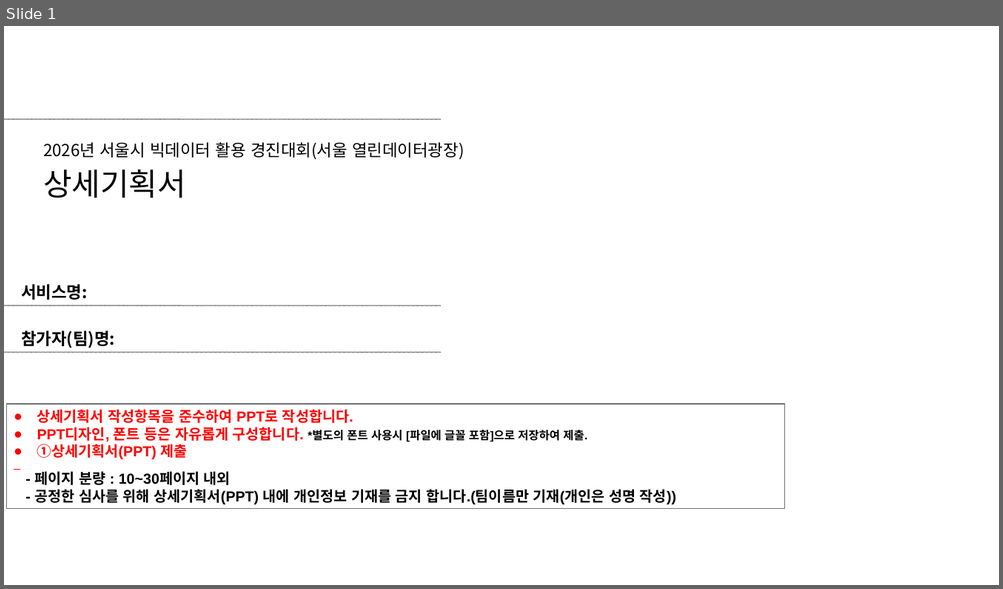
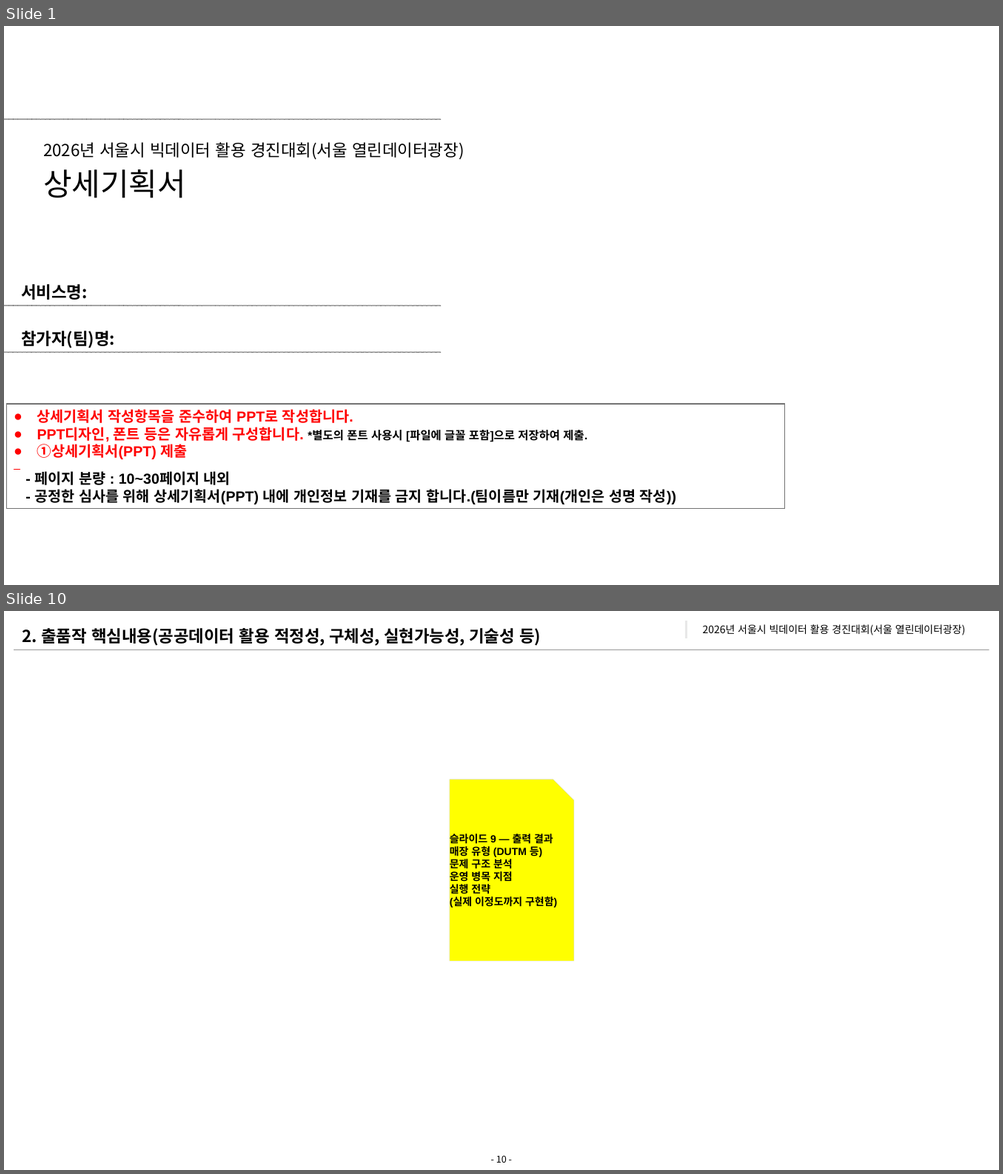
Before and after one commit to 2026-DSLab/2026-Seoul-Bigdata-Contest, a slide deck: 제출서류/[2026 서울시 빅데이터 활용 경진대회_창업부분]_팀명_서비스명_상세기획서.ppt. Shown one above the other, each under a label of ours: slide 1 before the commit, slides 1 and 10 after it; the slides between them are not shown. The pictures are 1003x589 and 1003x1174 pixels, drawn with LibreOffice and Linux fonts; fonts in the diff are those of the drawing; background and template pictures are left out. Boxes give left, top, right and bottom in pixels: in the first picture for what was removed or moved away, otherwise in the second. Text is boxed around its words. In the diff, an @@ line names an element or a change of style, - is before the commit and + after.

```diff
--- a/제출서류/[2026 서울시 빅데이터 활용 경진대회_창업부분]_팀명_서비스명_상세기획서.ppt
+++ b/제출서류/[2026 서울시 빅데이터 활용 경진대회_창업부분]_팀명_서비스명_상세기획서.ppt
@@ slide 10 added at box(4, 611, 999, 1170), background #FFFFFF @@
@@ text added at box(22, 628, 540, 646), 16 pt, text #000000, bold @@
+2. 출품작 핵심내용(공공데이터 활용 적정성, 구체성, 실현가능성, 기술성 등)
@@ rectangle added at box(684, 620, 688, 640), fill #E8E8E8, outline #FEFFFE 2.01 pt @@
@@ text added at box(703, 624, 965, 635), 10 pt, text #000000 @@
+2026년 서울시 빅데이터 활용 경진대회(서울 열린데이터광장)
@@ line added from (14, 649) to (988, 649), #A6A6A6 0.99 pt @@
@@ freeform shape added at box(449, 780, 574, 962), fill #FFFF00, outline #D9D9D9 0.26 pt, 10 pt, text #000000, bold @@
+슬라이드 9 — 출력 결과
+매장 유형 (DUTM 등)
+문제 구조 분석
+운영 병목 지점
+실행 전략
+(실제 이정도까지 구현함)
@@ page number added at box(496, 1156, 506, 1163), 9 pt, text #000000 @@
+- 10 -
```
Also in this commit, not shown: 18 other slides added, 7 slides removed.
